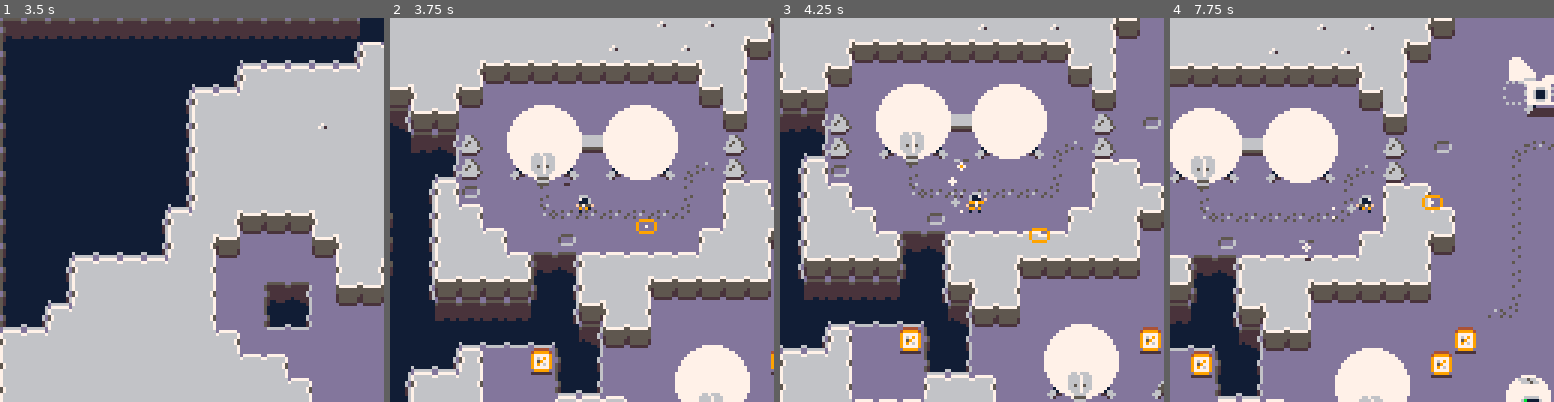
Above: before the commit, frames 1-4 (left to right).
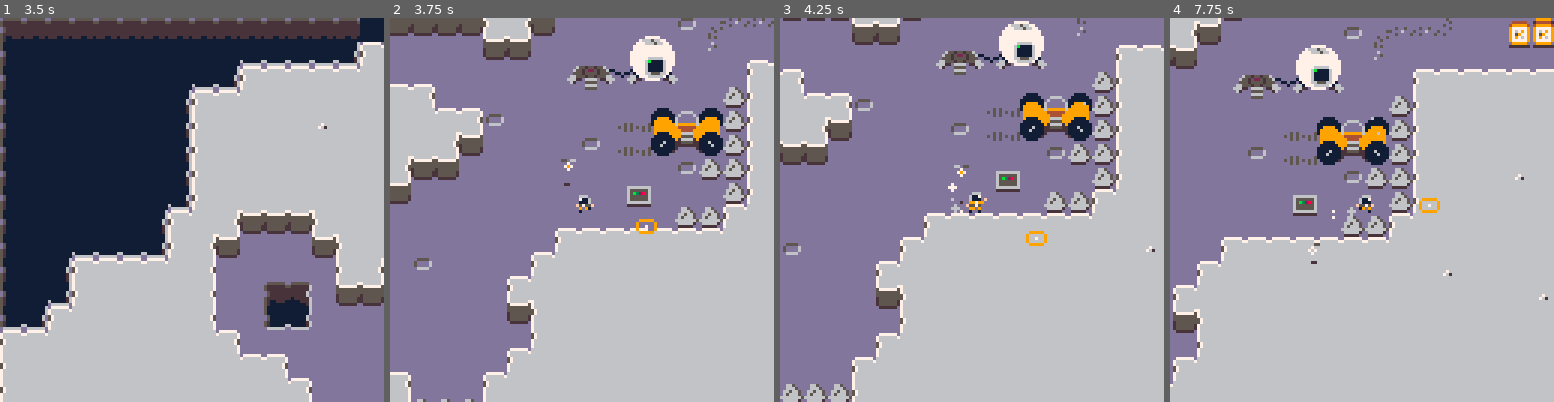
Above: after the commit, the same moments.

Repository: kevinthompson/moonbreak-p8
Game: PICO-8 cartridge moonbreak.p8
Two runs of this game, one before a commit and one after it. Both use one fixed random seed, a clock stepped at 60 frames per second and the inputs below.
Inputs:
- Up to frame 1 (3.5 s): tap X (X key) at 0.33, 1.07, 1.85, 2.97 s; tap O (Z key) at 0.7, 1.7, 2.1, 2.5, 2.9, 3.3 s; hold Right 1.6-2.1 s; hold Up 2.15-2.42 s; hold Right 2.47-3.03 s; hold Left from 3.08 s (still down)
- Up to frame 2 (3.75 s): release Left at 3.58 s; hold Down from 3.63 s (still down); tap O (Z key) at 3.7 s
- Up to frame 3 (4.25 s): release Down at 3.97 s; hold Right from 4.02 s (still down); tap X (X key) at 4.08 s; tap O (Z key) at 4.1 s
- Up to frame 4 (7.75 s): tap O (Z key) every 0.4 s from 4.5 to 7.7 s; release Right at 4.68 s; hold Up 4.73-5.03 s; hold Left 5.08-5.68 s; tap X (X key) at 5.2, 6.32, 7.43 s; hold Down 5.73-6.03 s; hold Right 6.08-6.58 s; hold Right 6.63-7.13 s; hold Up 7.18-7.45 s; hold Right from 7.5 s (still down)

Frame 1 is identical in both runs. In frame 2, 74% of the frame differs, in the area x 0-100%, y 0-100%; in frame 3, 73%; in frame 4, 75%.

Commit message:
fix: music adjustments

Diff:
--- a/moonbreak.p8
+++ b/moonbreak.p8
@@ -115,7 +115,7 @@
 07766770555565550555555007777770060006001199991111999911000000000000000000000000000000000000000000000000000000000000000000000000
 50766705600000065000000550777705000000001100001111000011000000000000000000000000000000000000000000000000000000000000000000000000
 a5d5d5d5d5d5d5d5d5000000d5d5d5d5d5d5d5d5d5d5d5d5d5340000000000000000000000000000d5d5a5a5a5a5a5a5d5d5d5d5d5d5d5d5d500000066648500
-0000000000000034d5d5d5d5d5d5d5d5d5d5d5d5a5a5a5a5d5d5d5d5d5d5d5d5d5d50000000000000000006300000034d5d5d5d5d5d5d5d5d5d5d5d5d5d5d5d5
+0000000000000034d5d5d5d5d5d5d5d5d5d5d5d5a5a5a5a5d5d5d5d5d5d5d5d5d5d50000000000000001006300000034d5d5d5d5d5d5d5d5d5d5d5d5d5d5d5d5
 a5d5d5d5d5d5d5d5d500a5a5a5a5d5d5d5d5d5d5d5d5d5d5d5343434d5d5d5d5d5d5d5d5d50000000000a5a5a5a5a5a5d5d5d5d5d5d5d5d5d5d5000000000000
 00000000000034d5d5d5d5d5d5d5d5d5d5d5d5a5a5a5d5d5d5d5d5d5d5d50000000000000000000000000000003434d5d5d5d5d5d5d5d5d5d5d5d5d5d5d5d5d5
 d5d5d5d5d5d5d5d5d5a5a5a5a5a5d5d5d5d5d5d5d5d5d5d534343434d5d5d5d5d5d5d5d5d5d5d5000000a5a5a5a5a5a5d5d5d5d5d5d5d5d5d5d5d5d5d5d5d5d5
@@ -334,7 +334,7 @@
 5d5d5d5d5d5d5d5d5d5d5d5d5d5d5d4300005d5d5d5d5d00000000002d3e2e2f00000000000000000043435d5d5d5a5a5d5d00000000000000000000005d000000000000550000000000434343434300005d5d000000000000005d5d5d5d5d5d5d5d5d0000005d5d5d5d5d5d5d5d5d5d5d5d5d5d5d5d5d5d5d5d5d5d5d5d5d5d
 5a5d5d5d5d5d5d5d5d5d5d5d5d5d5d5d0000435d5d5d5d5d000043003d2e3e3f00430000000706000043435a5a5a5a5a5a5a4300000000600000000000430000000056464646580000005d5d5d434343435d5d5d5d5d0000005d5d5d5d5d5d5d5d5d5d5d5d5d5d5d5d5d5d5d5d5d00000000000000435d5d5d5d5d5d5d5d5d5d
 5a5a5a5a5a5a5a5a5a5a5d5d5d5d5d5d0000435d5d5d5d5d5d0000000000003700000075000706004343435a5a5a5a5a5a5a43000070000000730056584300000000470000000000005d5d5d5d5d434343435d5d5d5d5d5d5d5d5d5d5d5d5d5d5d5d5d5d5d5d5d5d5d5d5d5d5d000000000000000000435d5d5d5d5d5d5d5d5d
-5a5a5a5a5a5a5a5a5a5a5a5a5d5d5d5d0000005d5d5d5d5d5d430000000000000000000000000000435d5d5a5a5a5a5a5a5d00000047001000000047005d5d0000004700000000005d5d5d5d5d5d5d5d43435a5a5a5d5d5d5d5d5d5d5d5d5d5d5d5d5d5d5d5d5d5d5d5d5d5d5d000000006000000000005d5d5d5d5d5d5d5d5d
+5a5a5a5a5a5a5a5a5a5a5a5a5d5d5d5d0000005d5d5d5d5d5d430000000000000000000000000000435d5d5a5a5a5a5a5a5d00000047000000000047005d5d0000004700000000005d5d5d5d5d5d5d5d43435a5a5a5d5d5d5d5d5d5d5d5d5d5d5d5d5d5d5d5d5d5d5d5d5d5d5d000000006000000000005d5d5d5d5d5d5d5d5d
 5a5a5a5a5a5a5a5a5a5a5a5a5a5d5d5d000000435d5d5d5d5d5d4300000013000000000000000000005d5d5d0013005a5a5d5d000066464646464667005d5d5d0000470000005d5d5d5d5d5d5d5d5d5d5d005a5a5a005d5d5a5a5a5d5d5d5d5d5d5d5d5d5d5d5d5d5d5d5d5d5d000073000000700000005d5d5d5d5d5d5d5d5d
 5a5a5a5a5a5a5a5a5a5a5a5a5a5d5d5d000000005d5d5d5d5d5d5d5d00000000005d000000000000005d5d5d0000005a5a5d5d5d00000000000000005d5d5d5d0000470000005d5d5d5d5d5d5d5d5d5d5d5a5a5a000000005a5a5a5d5d5d5d5d5d5d5d5d5d5d5d5d5d00000000000066585646670013005d5d5d5d5d5d5d5d5d
 5a5a5a5a5a5a5a5a5a5a5a5a5d5d5d5d43000000005d5d5d5d5d5d5d5d0000005d5d5d5d000000005d5d5d5d5d5d005a5a5d5d5d5d5a5a5d5d5d5d5d5d5d5d000000470000005d5d5d5d5d5d5d5d5d5d5a5a5a00130013005a5a000000435d5d5d5d5d5d5d5d5d5d0000000000005646466700001313005d5d5d5d5d5d5d5d5d
Not shown, changed: the sound effects (__sfx__) section of moonbreak.p8
